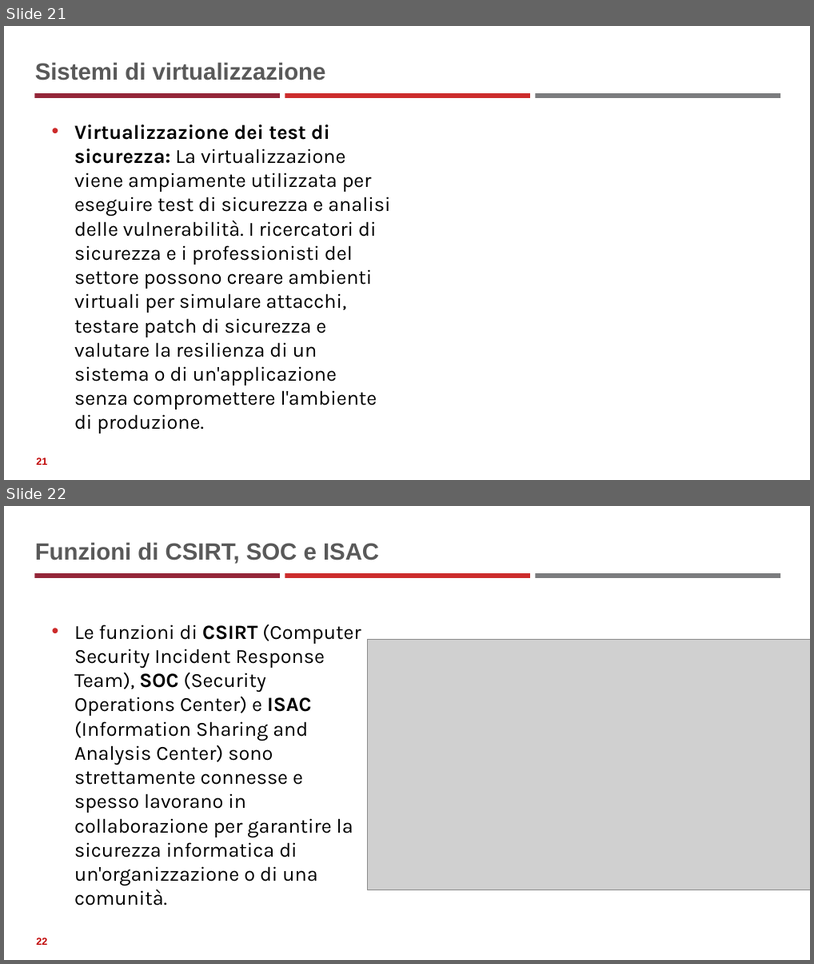
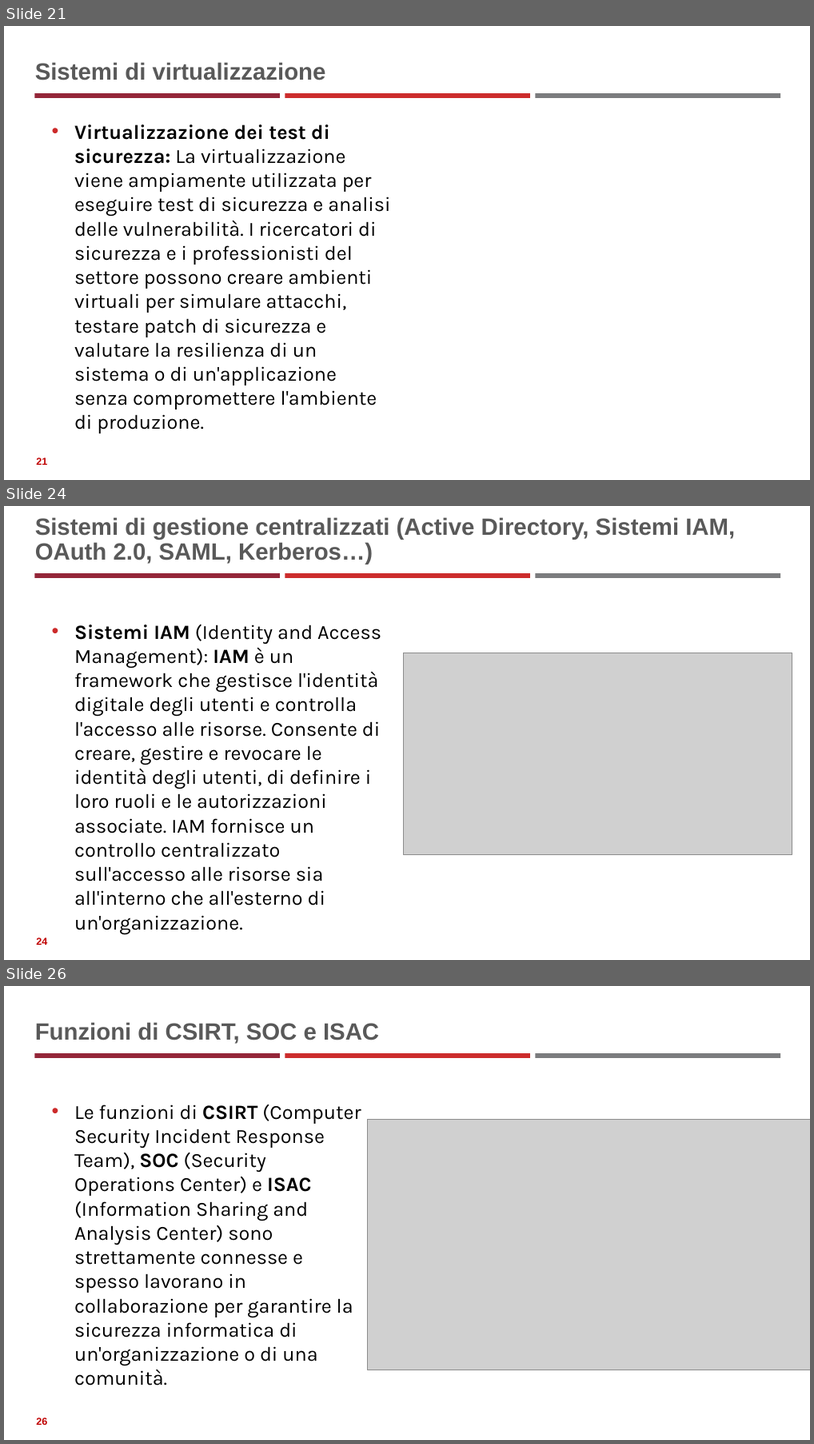
Before and after one commit to neural1977/data_science_interview_material, a slide deck: Cybersecurity/Fondamenti_di_Cybersicurezza.pptx. Shown one above the other, each under a label of ours: slides 21 and 22 before the commit, slides 21, 24 and 26 after it; the slides between them are not shown. The pictures are 814x964 and 814x1444 pixels, drawn with LibreOffice and Linux fonts; fonts in the diff are those of the drawing; grey boxes stand for pictures. Boxes give left, top, right and bottom in pixels: in the first picture for what was removed or moved away, otherwise in the second. Text is boxed around its words. In the diff, an @@ line names an element or a change of style, - is before the commit and + after.

```diff
--- a/Cybersecurity/Fondamenti_di_Cybersicurezza.pptx
+++ b/Cybersecurity/Fondamenti_di_Cybersicurezza.pptx
@@ slide 24 added at <box>4,506,810,960</box>, background #FFFFFF; not listed: 3 template elements that a slide beside it also shows @@
@@ title added at <box>35,517,735,564</box>, 28 pt, text #595959, bold @@
+Sistemi di gestione centralizzati (Active Directory, Sistemi IAM, OAuth 2.0, SAML, Kerberos…)
@@ text added at <box>74,624,382,905</box>, 24 pt, text #000000 @@
+• Sistemi IAM (Identity and Access Management): IAM è un framework che gestisce l'identità digitale degli utenti e controlla l'accesso alle risorse. Consente di creare, gestire e revocare le identità degli utenti, di definire i loro ruoli e le autorizzazioni associate. IAM fornisce un controllo centralizzato sull'accesso alle risorse sia all'interno che all'esterno di un'organizzazione.
@@ picture added at <box>403,652,792,855</box> @@
@@ page number added at <box>36,937,47,944</box>, 12 pt, text #C00000, bold @@
+24
@@ what was slide 22 is now slide 26 @@
@@ page number at <box>36,1417,47,1424</box>: text changed @@
-22
+26
```
Also in this commit, not shown: 3 other slides added, 1 other file.
